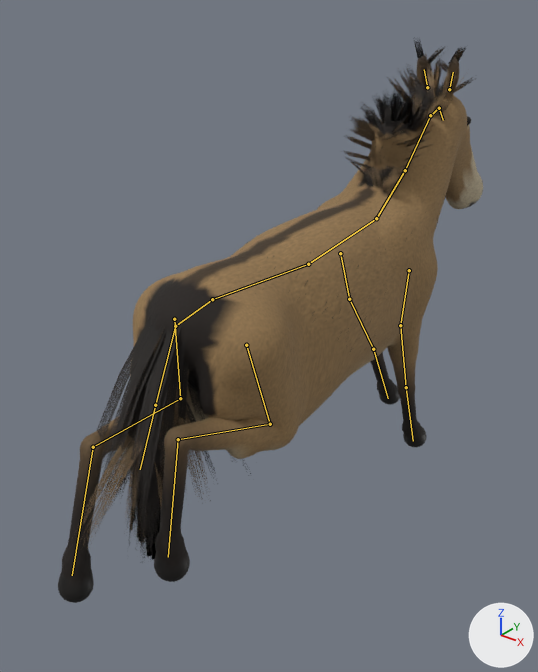
Two versions of the glTF model assets/models/animals/SK_Horse.gltf, one commit apart.
The view is the same before and after, from a 50 mm lens placed at (1.44, -2.03, 2.04), pointed at (-0.08, -0.13, 0.87). The axes (+X, +Y, +Z) are drawn at lower right. The lights are the same throughout. The older version comes first. Both versions are drawn at frame 7 of the action 'run'; the numbers are the values there. The bones that bend it are drawn over the model as lines.

Objects in the first picture: 'Horse', 'HorseFur'.
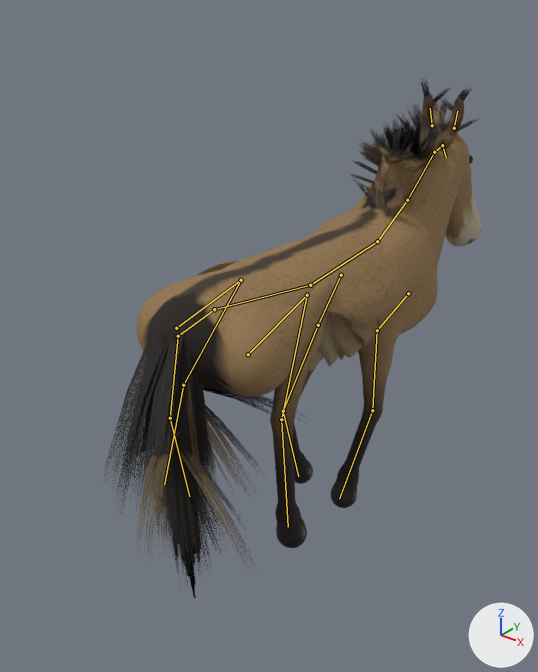
The change in detail:
Bone 'hips' (bone_hips) moves from (0.0, 0.0, 0.0) to (0.0, 0.0, -0.035).
Bone 'spine' (bone_spine) turns from (0, 0, 0) to (-5, 0, -1) degrees about its own x, y and z.
Bone 'chest' (bone_chest) turns from (0, 0, 0) to (3, 0, 1) degrees about its own x, y and z.
Bone 'neck' (bone_neck) turns from (3, 0, 0) to (-3, 0, 0) degrees about its own x, y and z.
Bone 'head' (bone_head) turns from (-2, 0, 0) to (2, 0, 0) degrees about its own x, y and z.
Bone 'upperarm.L' (bone_upperarm_l) turns from (20, 0, 0) to (-46, 0, 0) degrees about its own x, y and z.
Bone 'forearm.L' (bone_forearm_l) turns from (-5, 0, 0) to (48, 0, 0) degrees about its own x, y and z.
Bone 'hoof_f.L' (bone_hoof_f_l) turns from (0, 0, 0) to (-38, 0, 0) degrees about its own x, y and z.
Bone 'upperarm.R' (bone_upperarm_r) turns from (40, 0, 0) to (-22, 0, 0) degrees about its own x, y and z.
Bone 'forearm.R' (bone_forearm_r) turns from (-13, 0, 0) to (-23, 0, 0) degrees about its own x, y and z.
Bone 'hoof_f.R' (bone_hoof_f_r) turns from (-8, 0, 0) to (55, 0, 0) degrees about its own x, y and z.
Bone 'tail' (bone_tail) turns from (0, 0, 0) to (0, 0, -12) degrees about its own x, y and z.
Bone 'tail_tip' (bone_tail_tip) turns from (0, 0, 12) to (0, 0, -12) degrees about its own x, y and z.
Bone 'thigh.L' (bone_thigh_l) turns from (-24, 0, 0) to (68, 0, 0) degrees about its own x, y and z.
Bone 'shin.L' (bone_shin_l) turns from (-47, 0, 0) to (-54, 0, 0) degrees about its own x, y and z.
Bone 'hoof_h.L' (bone_hoof_h_l) turns from (57, 0, 0) to (-25, 0, 0) degrees about its own x, y and z.
Bone 'thigh.R' (bone_thigh_r) turns from (-33, 0, 0) to (64, 0, 0) degrees about its own x, y and z.
Bone 'shin.R' (bone_shin_r) turns from (-23, 0, 0) to (-64, 0, 0) degrees about its own x, y and z.
Bone 'hoof_h.R' (bone_hoof_h_r) turns from (28, 0, 0) to (-19, 0, 0) degrees about its own x, y and z.

Changed parts and their boxes (x1, y1, x2, y2) in the pictures (538 x 672 px):
'Horse', posed (19% narrower, 17% shorter)
    before: (58, 55, 483, 603)
    after: (136, 95, 482, 548)
'HorseFur', posed (8% narrower)
    before: (72, 37, 479, 563)
    after: (102, 79, 477, 589)
bone 'hips', root to tip
    before: (175, 326) to (212, 299)
    after: (178, 336) to (214, 309)
bone 'spine', root to tip
    before: (212, 299) to (308, 264)
    after: (214, 309) to (310, 285)
bone 'chest', root to tip
    before: (308, 264) to (376, 218)
    after: (310, 285) to (377, 241)
bone 'neck', root to tip
    before: (376, 218) to (405, 170)
    after: (377, 241) to (407, 200)
bone 'head', root to tip
    before: (430, 115) to (439, 108)
    after: (434, 152) to (442, 145)
bone 'upperarm.L', root to tip
    before: (409, 270) to (400, 325)
    after: (408, 293) to (377, 330)
bone 'forearm.L', root to tip
    before: (400, 325) to (406, 387)
    after: (377, 330) to (372, 410)
bone 'hoof_f.L', root to tip
    before: (406, 387) to (413, 441)
    after: (372, 410) to (339, 498)
bone 'upperarm.R', root to tip
    before: (340, 253) to (349, 299)
    after: (341, 275) to (318, 325)
bone 'forearm.R', root to tip
    before: (349, 299) to (373, 349)
    after: (318, 325) to (283, 411)
bone 'hoof_f.R', root to tip
    before: (373, 349) to (388, 398)
    after: (283, 411) to (298, 476)
bone 'tail', root to tip
    before: (175, 326) to (155, 405)
    after: (178, 336) to (170, 418)
bone 'tail_tip', root to tip
    before: (155, 405) to (140, 469)
    after: (170, 418) to (189, 496)
bone 'thigh.L', root to tip
    before: (246, 345) to (270, 424)
    after: (248, 354) to (307, 295)
bone 'shin.L', root to tip
    before: (270, 424) to (178, 439)
    after: (307, 295) to (281, 419)
bone 'hoof_h.L', root to tip
    before: (178, 439) to (168, 557)
    after: (281, 419) to (288, 527)
bone 'thigh.R', root to tip
    before: (174, 319) to (180, 398)
    after: (176, 328) to (241, 280)
bone 'shin.R', root to tip
    before: (180, 398) to (93, 447)
    after: (241, 280) to (183, 385)
bone 'hoof_h.R', root to tip
    before: (93, 447) to (72, 575)
    after: (183, 385) to (164, 484)
